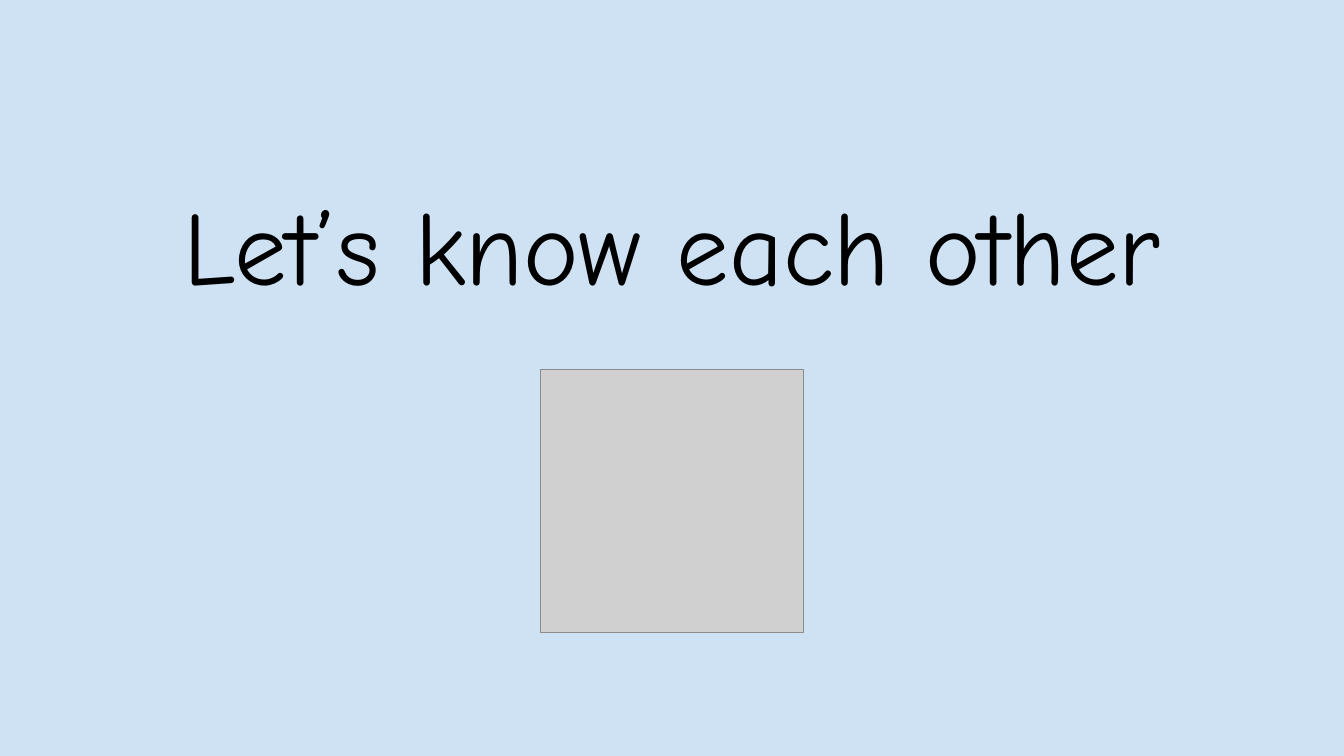
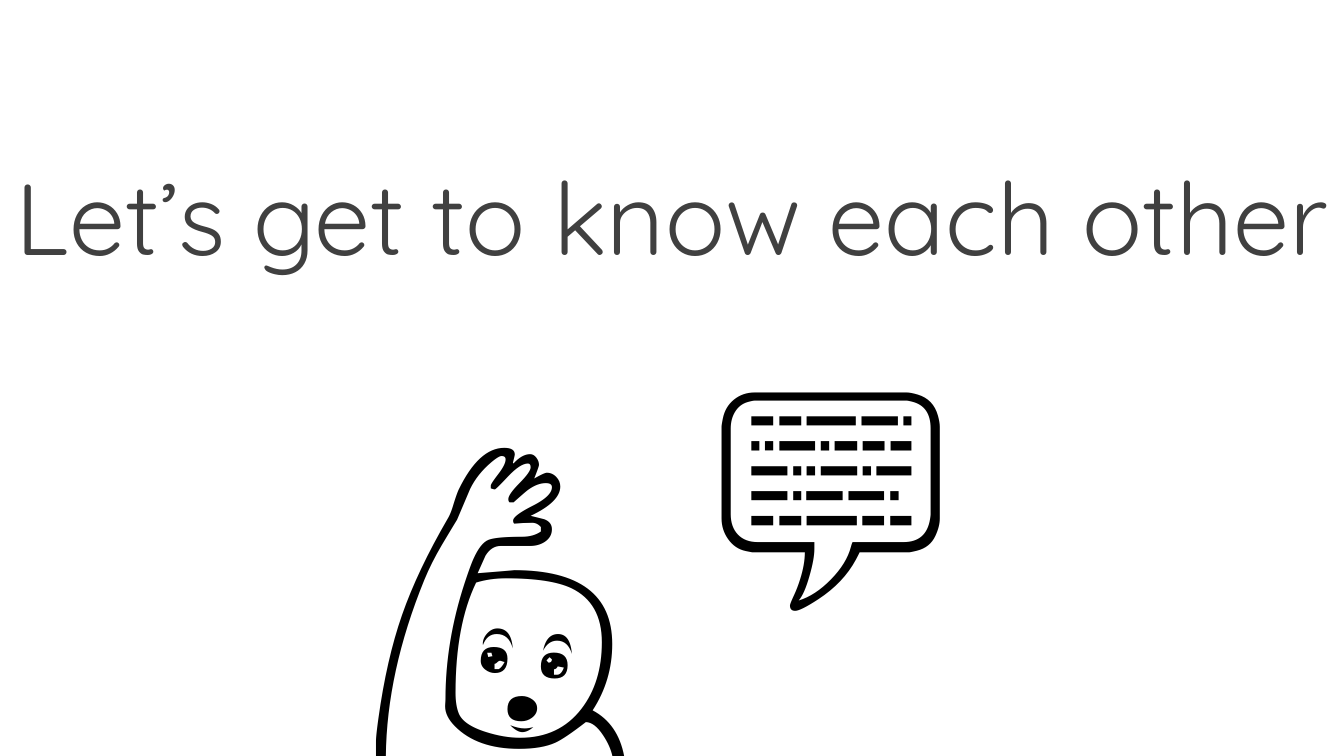
Before and after one commit to BMW-lab-MSU/game-controller-summer-camp, a slide deck: slide 3 of slides/programming-your-own-world-slides.odp (slide 2 before the commit). Drawn at 1344x756 pixels with LibreOffice and Linux fonts; fonts in the diff are those of the drawing; grey boxes stand for pictures. Boxes give left, top, right and bottom in pixels: in the first picture for what was removed or moved away, otherwise in the second. Text is boxed around its words. In the diff, an @@ line names an element or a change of style, - is before the commit and + after.

```diff
--- a/slides/programming-your-own-world-slides.odp
+++ b/slides/programming-your-own-world-slides.odp
@@ background #CFE2F3 to #FFFFFF @@
@@ title "Let’s get to know each ..." at (15,180,1328,275): vertical alignment bottom to middle @@
@@ title at (15,180,1328,275): text changed; size 75 to 72 pt; font Comic Neue to Quicksand; text colour #000000 to #404040 @@
-Let’s know each other
+Let’s get to know each other
@@ text added at (703,328,1059,669), 170.2 pt, text #000000 @@
+💬
@@ text added at (353,357,835,756), 249.2 pt, text #000000 @@
+🙋
@@ picture removed at (540,370,804,633) @@
```
Also in this commit, not shown: 12 other slides changed, 6 slides added, 1 slide removed.
